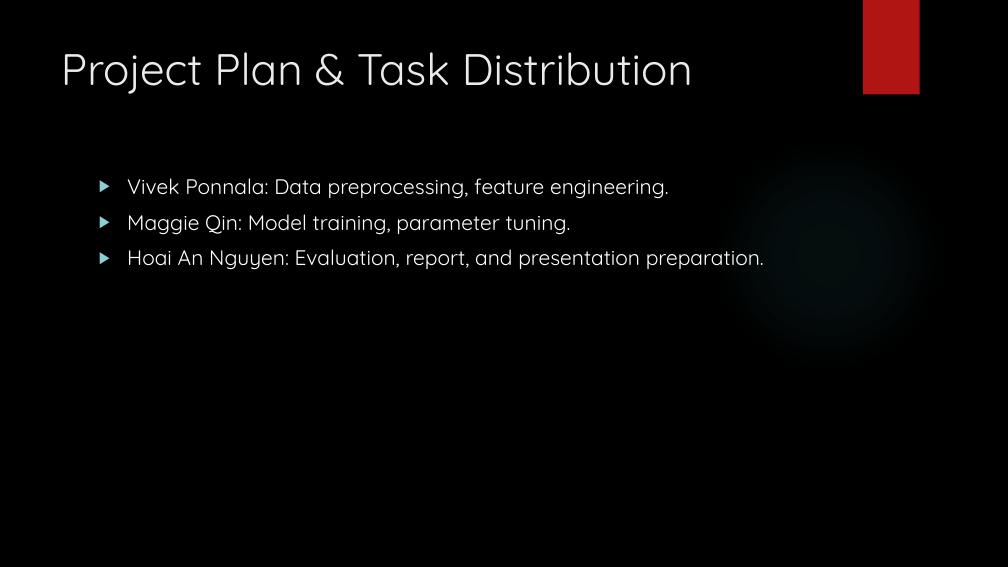
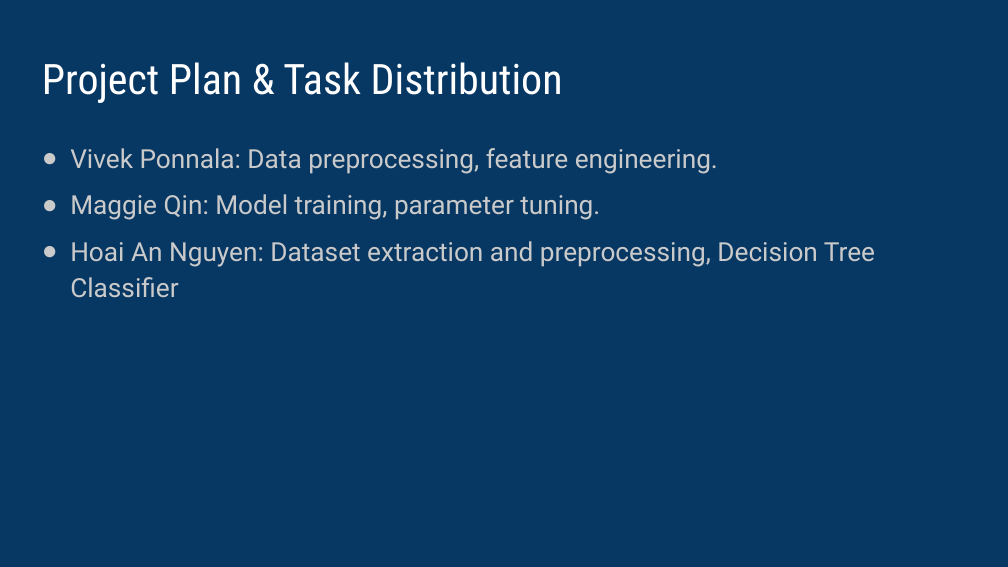
Before and after one commit to vipvivek15/CMPE_255_Final_Project, a slide deck: slide 17 of Final_presentation.pptx (slide 14 before the commit). Drawn at 1008x567 pixels with LibreOffice and Linux fonts; fonts in the diff are those of the drawing; background and template pictures are left out. Boxes give left, top, right and bottom in pixels: in the first picture for what was removed or moved away, otherwise in the second. Text is boxed around its words. In the diff, an @@ line names an element or a change of style, - is before the commit and + after.

```diff
--- a/Final_presentation.pptx
+++ b/Final_presentation.pptx
@@ background picture (left out) to #073763 @@
@@ rectangle removed at [863,0,920,95] @@
@@ title "Project Plan & Task Distribution": place and size @@
-title "Project Plan & Task Distribution" at [61,52,693,94]
+title "Project Plan & Task Distribution" at [42,62,563,103]
@@ title "Project Plan & Task Distribution" at [42,62,563,103]: size 42 to 40 pt, font Quicksand to Roboto Condensed, text colour #EBEBEB to #FFFFFF @@
@@ text "Vivek Ponnala: Data preprocessing, feature ...": place and size @@
-text "Vivek Ponnala: Data preprocessing, feature ..." at [127,178,764,270]
+text "Vivek Ponnala: Data preprocessing, feature ..." at [70,148,875,298]
@@ text at [70,148,718,220]: size 20 to 25 pt, font Quicksand to Roboto, text colour #FFFFFF to #CACACA in "Vivek Ponnala: Data preprocessing, feature engineering.", "Maggie Qin: Model training, parameter tuning."; bullet ▶ to ●; line spacing 1 to 1.15; less space between paragraphs; bullet colour #8AD0D6 to #CACACA @@
@@ ellipse removed at [712,138,944,371] @@
@@ text at [70,241,875,298]: text changed; size 20 to 25 pt; font Quicksand to Roboto; text colour #FFFFFF to #CACACA @@
-▶ Hoai An Nguyen: Evaluation, report, and presentation preparation.
+● Hoai An Nguyen: Dataset extraction and preprocessing, Decision Tree Classifier
```
Also in this commit, not shown: 13 other slides changed, 4 slides added, 1 slide removed.
